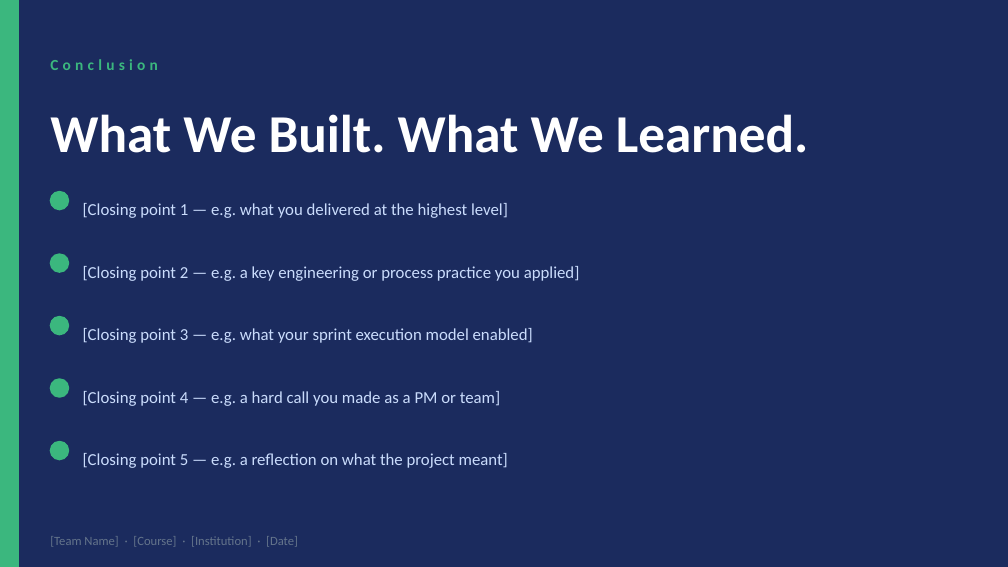
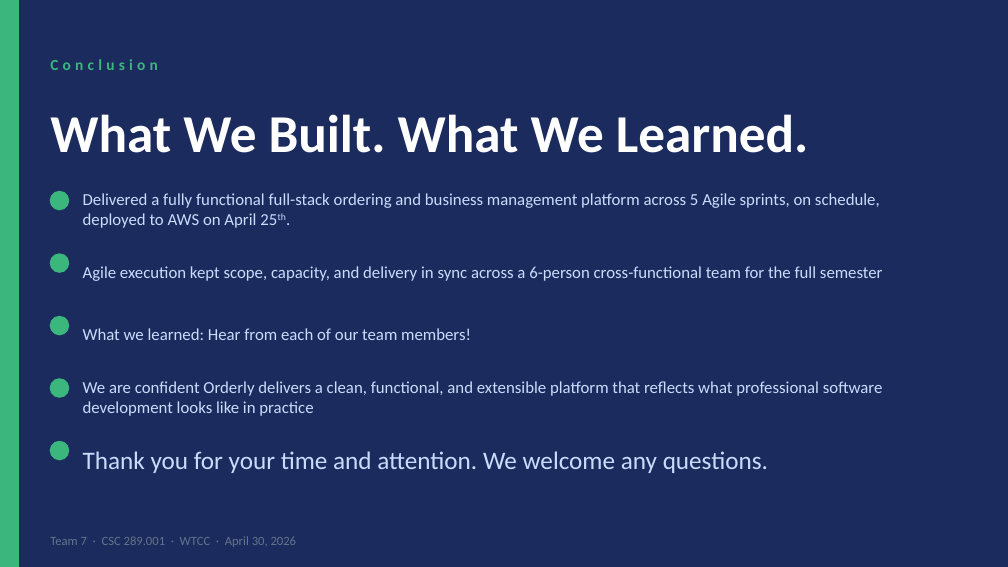
Before and after one commit to RachelMizer/ProjectOrderly, a slide deck: slide 12 of docs/Deliverables/Orderly_Slides.pptx. Drawn at 1008x567 pixels with LibreOffice and Linux fonts; fonts in the diff are those of the drawing. Boxes give left, top, right and bottom in pixels: in the first picture for what was removed or moved away, otherwise in the second. Text is boxed around its words. In the diff, an @@ line names an element or a change of style, - is before the commit and + after.

```diff
--- a/docs/Deliverables/Orderly_Slides.pptx
+++ b/docs/Deliverables/Orderly_Slides.pptx
@@ text at [83, 193, 880, 228]: text changed @@
-[Closing point 1 — e.g. what you delivered at the highest level]
+Delivered a fully functional full-stack ordering and business management platform across 5 Agile sprints, on schedule, deployed to AWS on April 25th.
@@ text at [83, 266, 883, 281]: text changed @@
-[Closing point 2 — e.g. a key engineering or process practice you applied]
+Agile execution kept scope, capacity, and delivery in sync across a 6-person cross-functional team for the full semester
@@ text at [83, 328, 471, 340]: text changed @@
-[Closing point 3 — e.g. what your sprint execution model enabled]
+What we learned: Hear from each of our team members!
@@ text at [83, 381, 883, 416]: text changed @@
-[Closing point 4 — e.g. a hard call you made as a PM or team]
+We are confident Orderly delivers a clean, functional, and extensible platform that reflects what professional software development looks like in practice
@@ text at [83, 451, 768, 473]: text changed; size 12 to 18 pt @@
-[Closing point 5 — e.g. a reflection on what the project meant]
+Thank you for your time and attention. We welcome any questions.
@@ text at [50, 536, 297, 547]: text changed @@
-[Team Name] · [Course] · [Institution] · [Date]
+Team 7 · CSC 289.001 · WTCC · April 30, 2026
```
Also in this commit, not shown: 6 other slides changed, 6 slides added, 6 slides removed.
